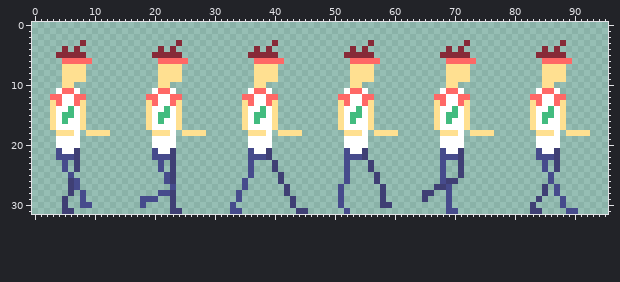
Sprite sheet: backwards-animation-Sheet.png. Above, as it was before the edit.
The file is 96x32 pixels.
Now the later version:
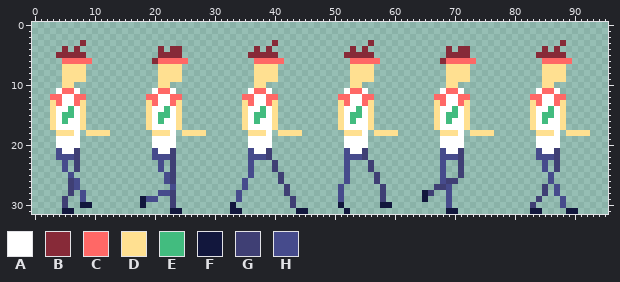
Palette (. is transparent): A #ffffff  B #872a38  C #ff6866  D #ffe091  E #42bc7f  F #12173d  G #3f3f74  H #464b8c
The edit:
Colour B now appears in row 4 at x 24 and 72; in row 6 at x 20 and 68.
The author changed colour G to colour F in rows 28 to 29 at x 65; in row 30 at x 58 to 59; in row 31 at x 5 to 6, 23 to 24, 44 to 45 and 83 to 84.
The author changed colour H to colour F in row 29 at x 18; in row 30 at x 8 to 9, 18, 33 and 51; in row 31 at x 33 to 34, 52, 69 to 70 and 89 to 90.
The author cleared colour B in row 3 at x 24 and 72; in row 5 at x 20 and 68.
